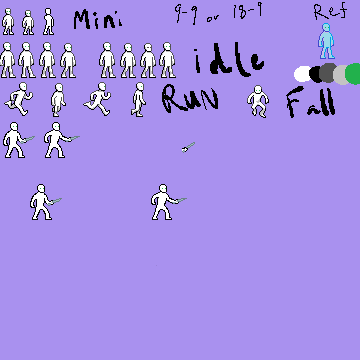
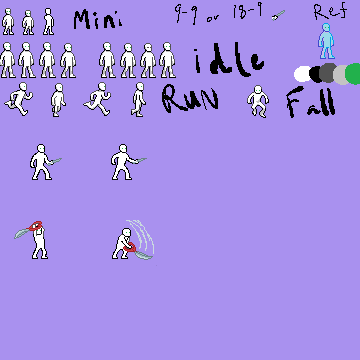
The second 360×360 image is a revision of the first. Changes to its layers:
added group "Group 4" with 3 layers above "Layer 1" over (3, 128, 195, 260)
added layer "Paint Layer 5" in group "Group 4" over (17, 128, 195, 260)
added layer "Paint Layer 3" in group "Group 4" over (3, 136, 80, 259)
added layer "Paint Layer 2" in group "Group 4" over (3, 136, 195, 260)
painted on "Layer 1" over (3, 10, 285, 260)
removed layer "Layer 1" (2nd of 2) over (3, 10, 285, 260)
painted on "background" over (3, 10, 285, 260)
